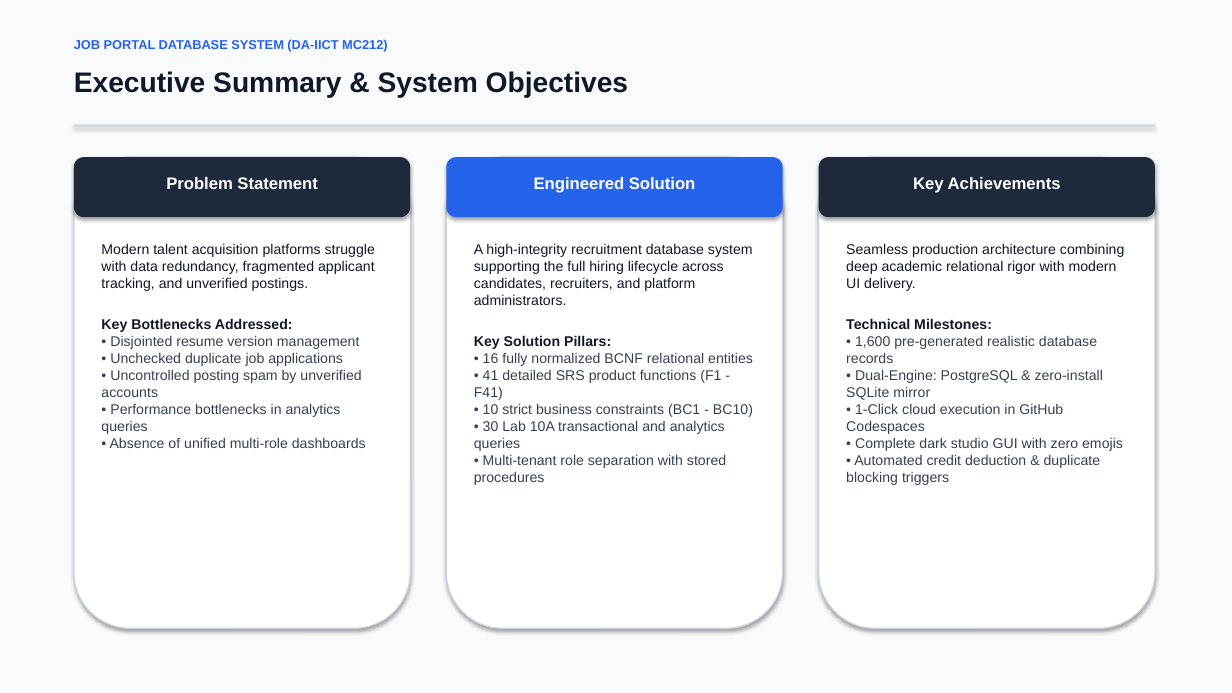
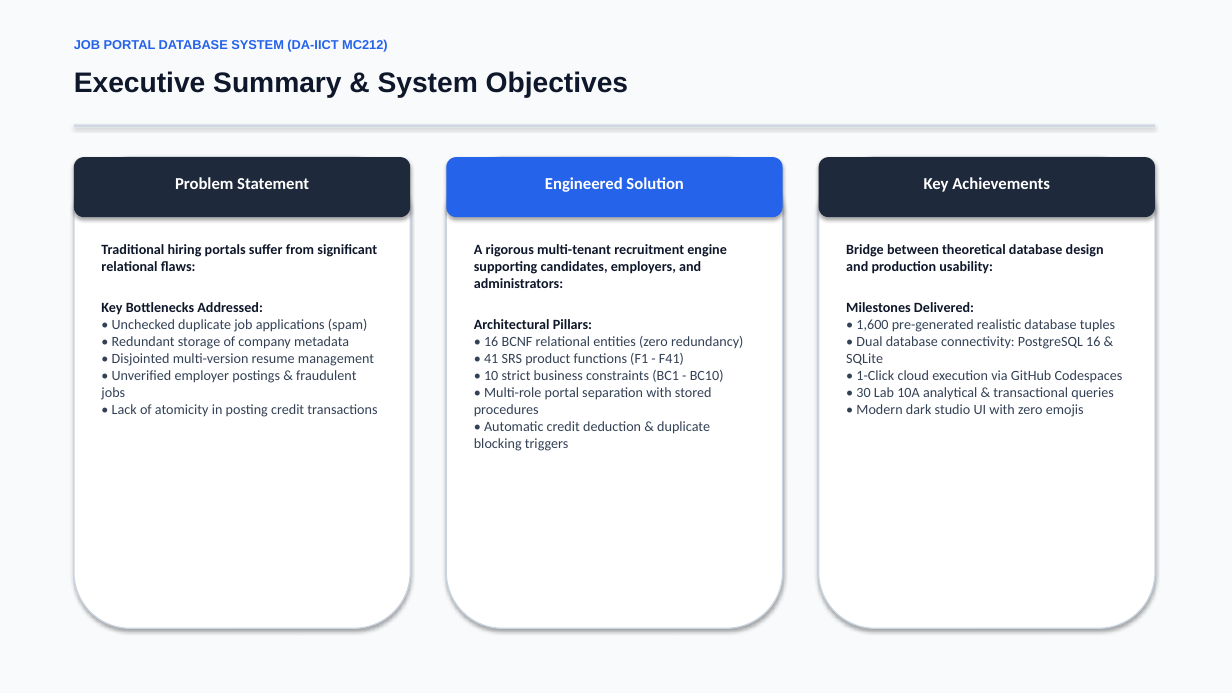
Before and after one commit to jainil0277/job-portal-dbms, a slide deck: slide 2 of docs/Team-9_202503016_Presentation.pptx. Drawn at 1232x693 pixels with LibreOffice and Linux fonts; fonts in the diff are those of the drawing. Boxes give left, top, right and bottom in pixels: in the first picture for what was removed or moved away, otherwise in the second. Text is boxed around its words. In the diff, an @@ line names an element or a change of style, - is before the commit and + after.

Commit message:
feat: add 10-minute presentation scenario walkthrough with images and database reflection

```diff
--- a/docs/Team-9_202503016_Presentation.pptx
+++ b/docs/Team-9_202503016_Presentation.pptx
@@ font Arial to Calibri in 3 elements at box(175, 177, 309, 189), box(545, 177, 683, 192), box(924, 177, 1050, 192) @@
@@ text at box(101, 244, 377, 271): text changed; font Arial to Calibri; bold on @@
-Modern talent acquisition platforms struggle with data redundancy, fragmented applicant tracking, and unverified postings.
+Traditional hiring portals suffer from significant relational flaws:
@@ text at box(474, 244, 743, 366): text changed; font Arial to Calibri; bold on @@
-A high-integrity recruitment database system supporting the full hiring lifecycle across candidates, recruiters, and platform administrators.
-Key Solution Pillars:
-• 16 fully normalized BCNF relational entities
-• 41 detailed SRS product functions (F1 - F41)
+A rigorous multi-tenant recruitment engine supporting candidates, employers, and administrators:
+Architectural Pillars:
+• 16 BCNF relational entities (zero redundancy)
+• 41 SRS product functions (F1 - F41)
@@ text at box(846, 244, 1123, 417): text changed; font Arial to Calibri @@
-Seamless production architecture combining deep academic relational rigor with modern UI delivery.
-Technical Milestones:
-• 1,600 pre-generated realistic database records
-• Dual-Engine: PostgreSQL & zero-install SQLite mirror
-• 1-Click cloud execution in GitHub Codespaces
-• Complete dark studio GUI with zero emojis
-• Automated credit deduction & duplicate blocking triggers
+Bridge between theoretical database design and production usability:
+Milestones Delivered:
+• 1,600 pre-generated realistic database tuples
+• Dual database connectivity: PostgreSQL 16 & SQLite
+• 1-Click cloud execution via GitHub Codespaces
+• 30 Lab 10A analytical & transactional queries
+• Modern dark studio UI with zero emojis
@@ text at box(101, 319, 377, 417): text changed; font Arial to Calibri @@
-• Disjointed resume version management
-• Unchecked duplicate job applications
-• Uncontrolled posting spam by unverified accounts
-• Performance bottlenecks in analytics queries
-• Absence of unified multi-role dashboards
+• Unchecked duplicate job applications (spam)
+• Redundant storage of company metadata
+• Disjointed multi-version resume management
+• Unverified employer postings & fraudulent jobs
+• Lack of atomicity in posting credit transactions
@@ text at box(101, 302, 263, 315): font Arial to Calibri in "Key Bottlenecks Addressed:" @@
@@ text at box(474, 387, 712, 451): text changed; font Arial to Calibri @@
-• 30 Lab 10A transactional and analytics queries
-• Multi-tenant role separation with stored procedures
+• Multi-role portal separation with stored procedures
+• Automatic credit deduction & duplicate blocking triggers
@@ text at box(484, 370, 724, 382): font Arial to Calibri in "• 10 strict business constraints (BC1 - ..." @@
```
Also in this commit, not shown: 7 other slides changed, 5 slides added, 1 slide removed, 4 other files.
